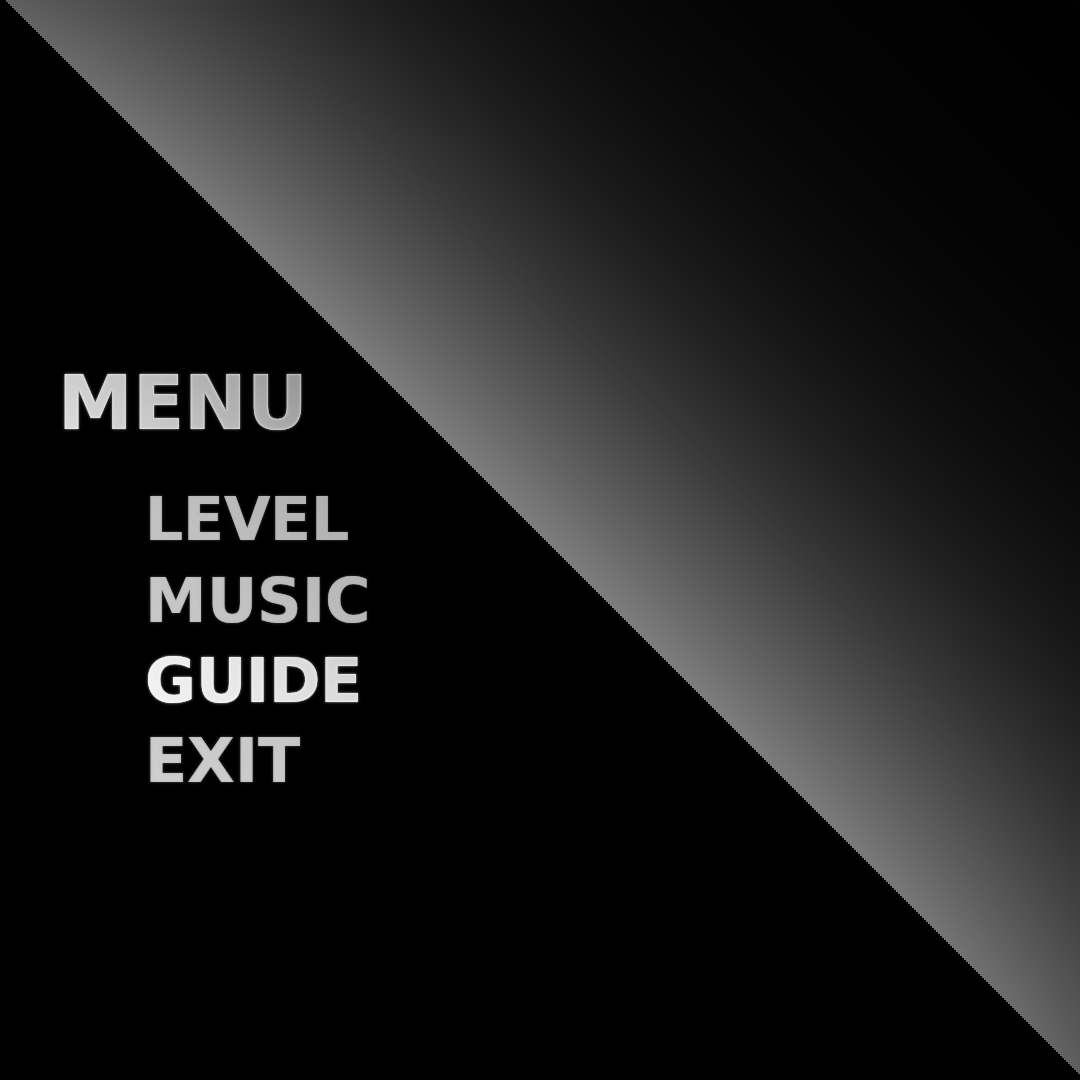
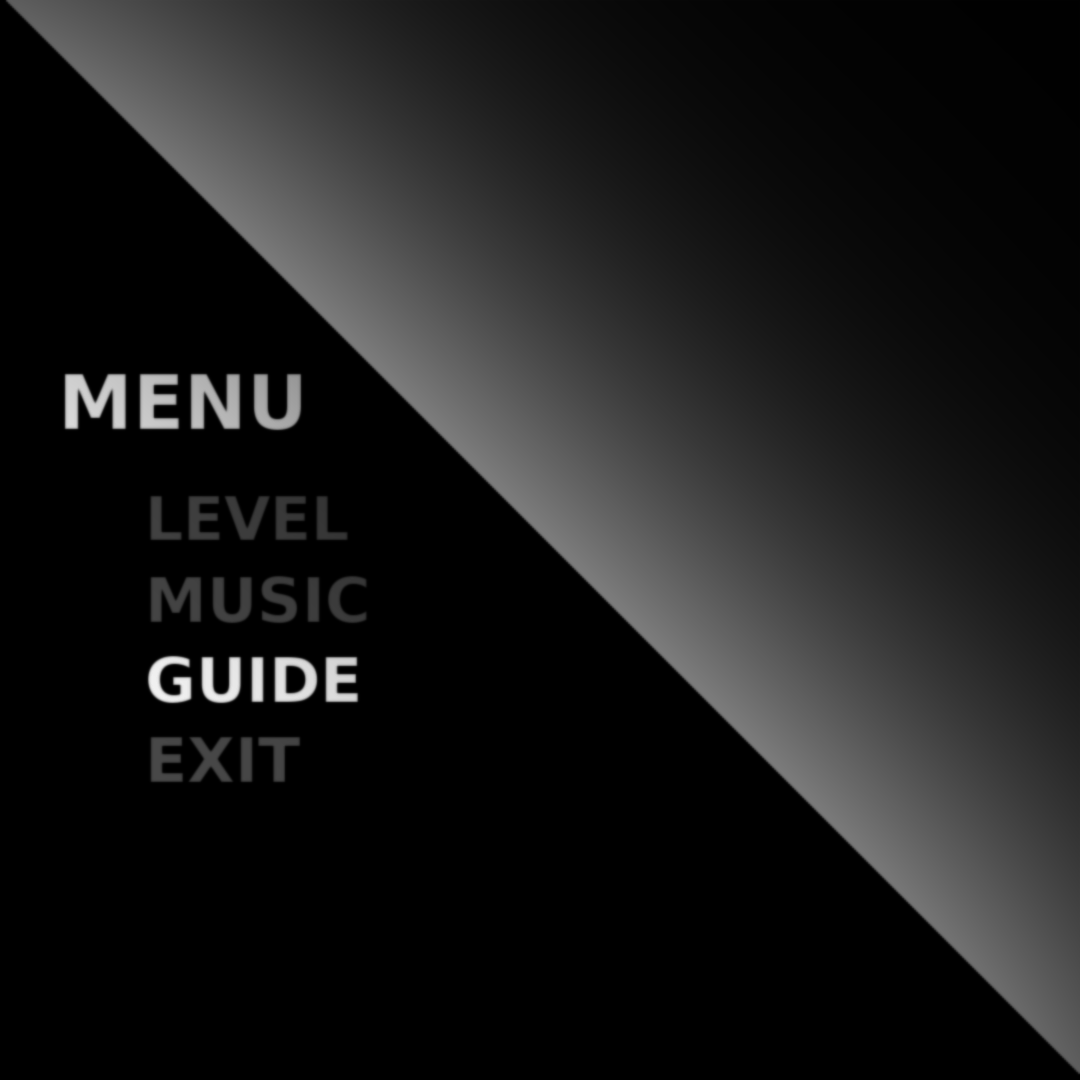
Layers edited between the first and the second w=1080, h=1080 image:
moved "貼上的圖層 #3" above "貼上的圖層 #2" over [4, 0, 1080, 1075]
"貼上的圖層 #2": blend normal → erase, painted on it over [4, 0, 1080, 1075]
showed "圖層", moved it into group "圖層群組 複本", painted on it over [4, 0, 1080, 1075]
